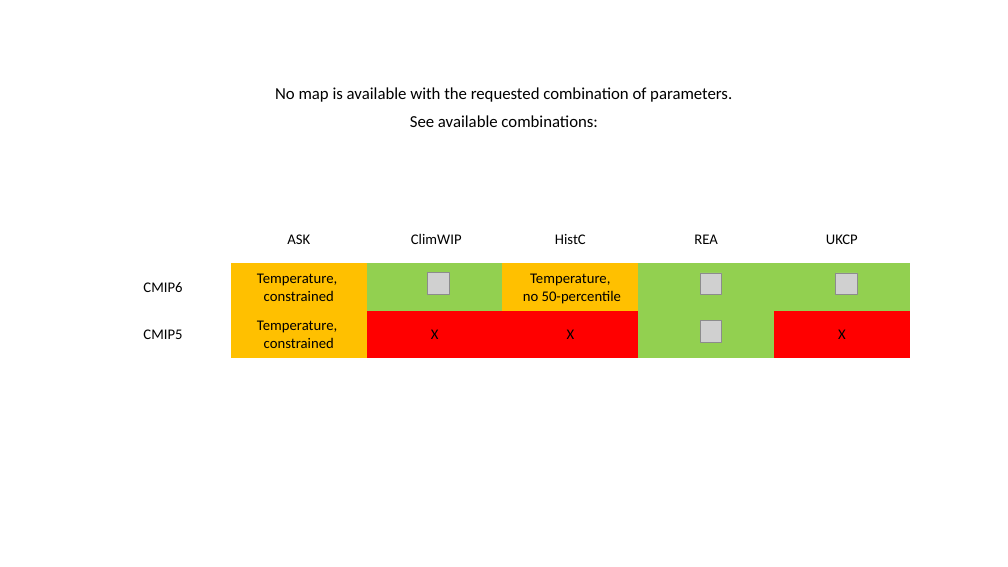
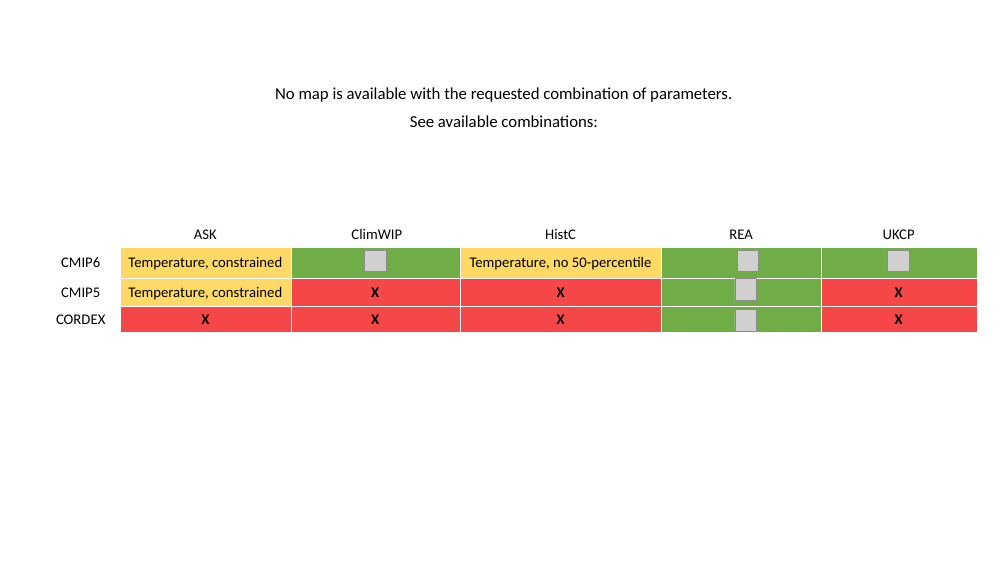
Before and after one commit to eucp-project/atlas, a slide deck: slide 1 of static/placeholder.pptx. Drawn at 1008x567 pixels with LibreOffice and Linux fonts; fonts in the diff are those of the drawing; grey boxes stand for pictures. Boxes give left, top, right and bottom in pixels: in the first picture for what was removed or moved away, otherwise in the second. Text is boxed around its words. In the diff, an @@ line names an element or a change of style, - is before the commit and + after.

Commit message:
add cordex availabilty to the table, change table design

```diff
--- a/static/placeholder.pptx
+++ b/static/placeholder.pptx
@@ table at (x1=42, y1=222, x2=978, y2=332) @@
-row 2: CMIP6 | Temperature, / constrained |  | Temperature, / no 50-percentile |  | 
-row 3: CMIP5 | Temperature, / constrained | X | X |  | X
+row 2: CMIP6 | Temperature, constrained |  | Temperature, no 50-percentile |  | 
+row 3: CMIP5 | Temperature, constrained | X | X |  | X
+row 4: CORDEX | X | X | X |  | X
@@ table resized from (x1=95, y1=215, x2=912, y2=358) to (x1=42, y1=222, x2=978, y2=332) @@
@@ picture moved from (x1=428, y1=272, x2=450, y2=294) to (x1=364, y1=250, x2=386, y2=272) @@
@@ picture added at (x1=737, y1=250, x2=759, y2=272) @@
@@ picture moved from (x1=836, y1=273, x2=858, y2=295) to (x1=888, y1=250, x2=910, y2=272) @@
@@ picture moved from (x1=700, y1=273, x2=722, y2=295) to (x1=735, y1=279, x2=757, y2=301) @@
@@ picture moved from (x1=700, y1=321, x2=722, y2=343) to (x1=735, y1=309, x2=757, y2=331) @@
```
Also in this commit, not shown: 1 other file.
